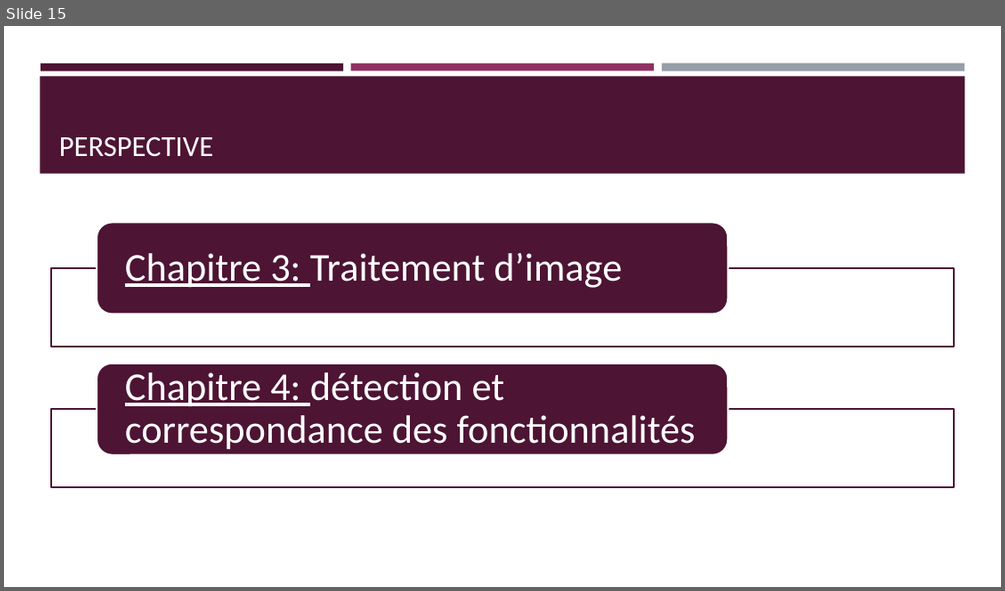
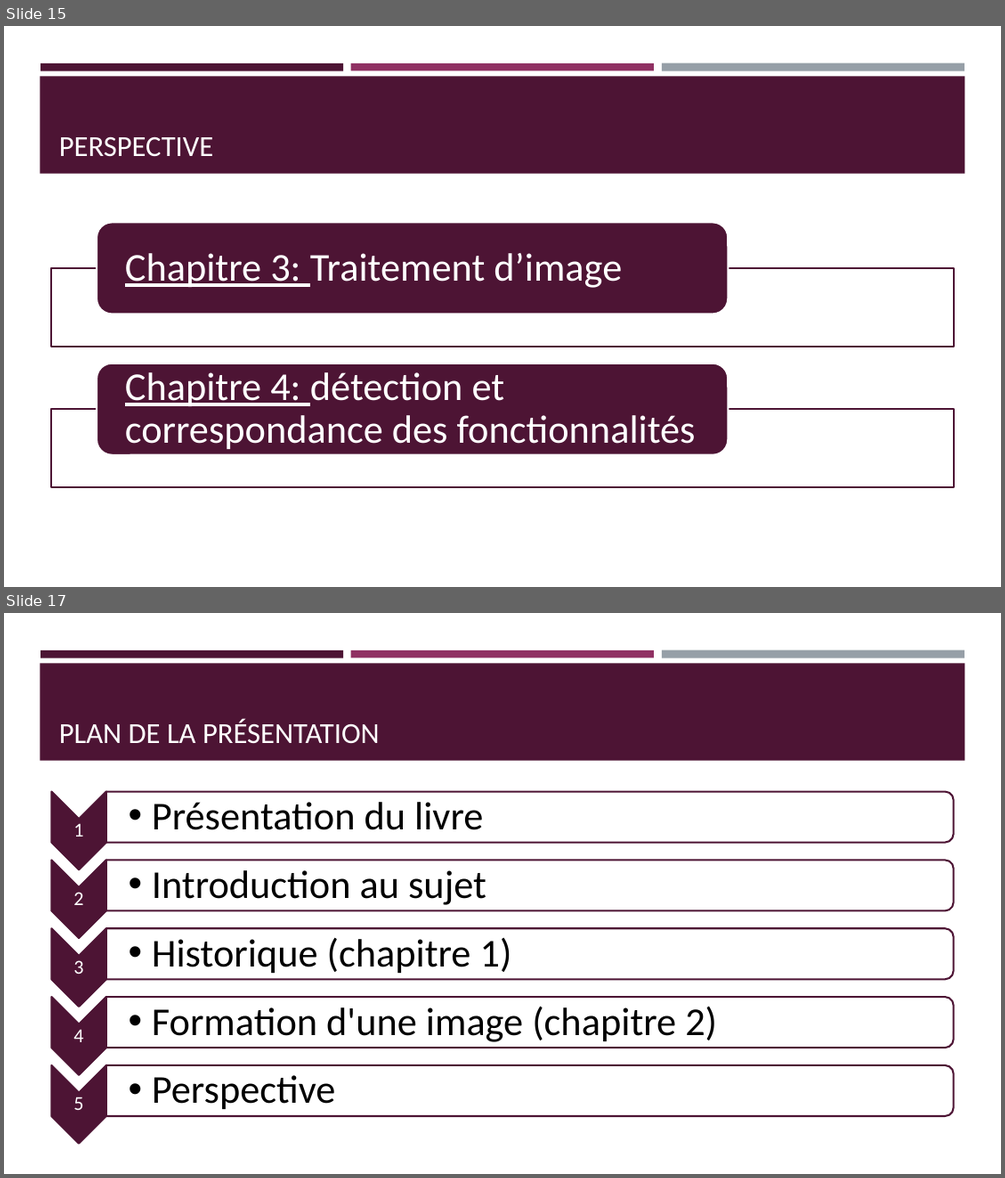
Before and after one commit to YounesAEO/uicstudents, a slide deck: downloads/gi-2/s7/projet_biblio/Presentation_1_Computer_Vision.pptx. Shown one above the other, each under a label of ours: slide 15 before the commit, slides 15 and 17 after it; the slides between them are not shown. The pictures are 1005x591 and 1005x1178 pixels, drawn with LibreOffice and Linux fonts; fonts in the diff are those of the drawing. Boxes give left, top, right and bottom in pixels: in the first picture for what was removed or moved away, otherwise in the second. Text is boxed around its words. In the diff, an @@ line names an element or a change of style, - is before the commit and + after.

```diff
--- a/downloads/gi-2/s7/projet_biblio/Presentation_1_Computer_Vision.pptx
+++ b/downloads/gi-2/s7/projet_biblio/Presentation_1_Computer_Vision.pptx
@@ slide 17 added at bbox=[4, 613, 1001, 1174], background #FFFFFF; not listed: 4 template elements that a slide beside it also shows @@
@@ title added at bbox=[59, 720, 380, 744], 28 pt, text #FFFFFF @@
+PLAN DE LA PRÉSENTATION
@@ group added at bbox=[51, 791, 954, 1143]: 10 texts, 5 chevrons, 5 round same rects @@
+1
+  • Présentation du livre
+2
+  • Introduction au sujet
+3
+  • Historique (chapitre 1)
+4
+  • Formation d'une image (chapitre 2)
+5
+  • Perspective
```
Also in this commit, not shown: 1 slide changed, 1 other slide added, 4 other files.
